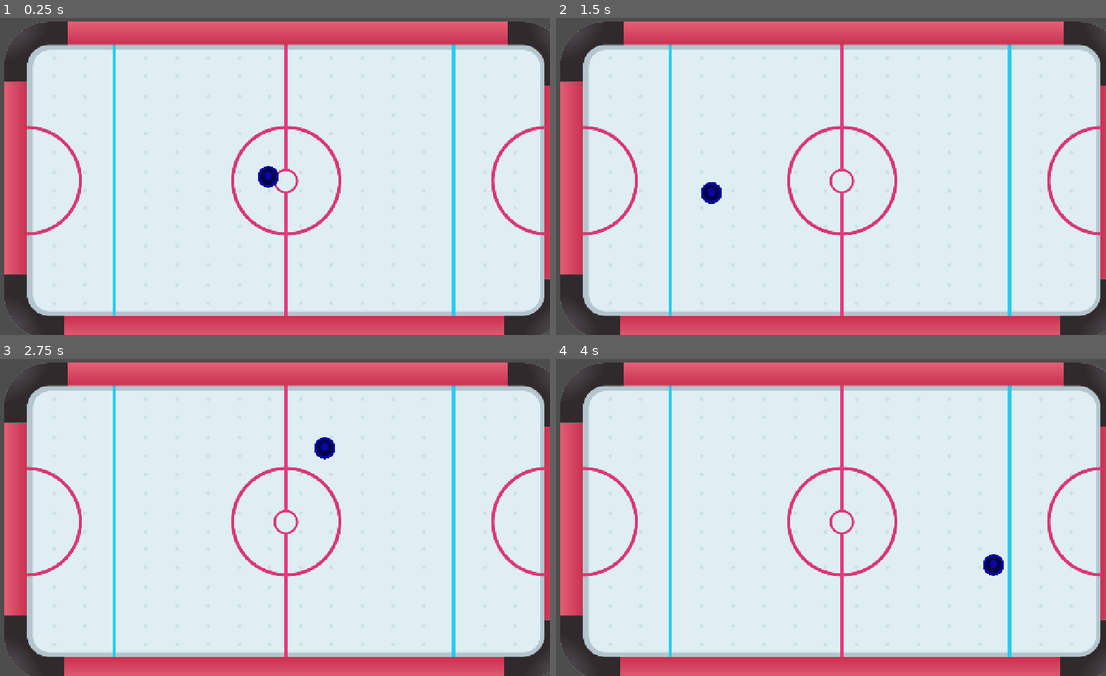
Above: before the commit, frames 1-4 (two rows, left to right).
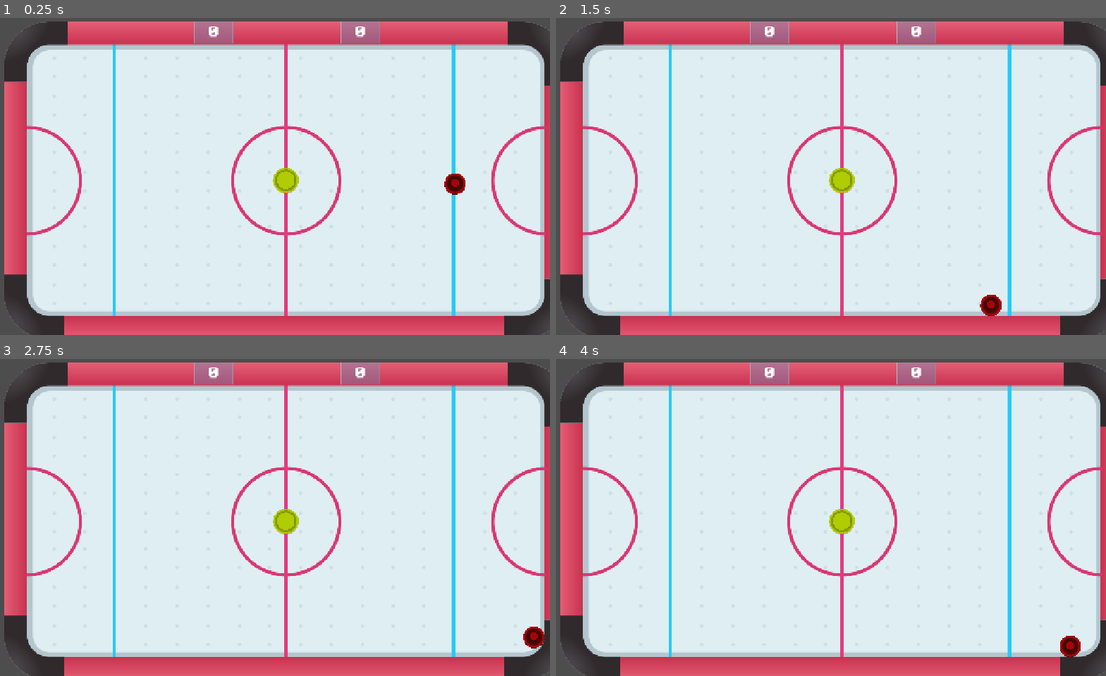
Above: after the commit, the same moments.

Repository: GStech-code/GStech-code-Competitive-Air-Hockey-multi-social-Agents
Game: Godot game, scene res://Scenes/game.tscn
The game is run twice, just before and just after one commit, with the same random seed, the same clock (stepped at 60 frames per second) and the same inputs.
Inputs (mouse positions are in pixels of both pictures, inside the frame that each line leads up to):
- Up to frame 1 (0.25 s): no input
- Up to frame 2 (1.5 s): tap Enter at 0.5 s; move the mouse to (946, 160) at 0.52 s; hold D (P1_Move_Right, bound only after the commit) 0.53-1.28 s; hold Down (P2_Move_Down, bound only after the commit) 0.53-1.28 s; tap Left (P2_Move_Left, bound only after the commit) at 0.8, 1.35 s; move the mouse to (710, 192) at 1.27 s; hold S (P1_Move_Down, bound only after the commit) from 1.28 s (still down)
- Up to frame 3 (2.75 s): tap Right (P2_Move_Right, bound only after the commit) at 1.55 s; tap Space at 2 s; move the mouse to (324, 447) at 2.02 s; release S (P1_Move_Down, bound only after the commit) at 2.03 s; hold D (P1_Move_Right, bound only after the commit) from 2.03 s (still down); hold Right (P2_Move_Right, bound only after the commit) from 2.03 s (still down); tap Up (P2_Move_Up, bound only after the commit) at 2.3 s
- Up to frame 4 (4 s): move the mouse to (798, 580) at 2.77 s; release D (P1_Move_Right, bound only after the commit) at 2.78 s; release Right (P2_Move_Right, bound only after the commit) at 2.78 s; hold W (P1_Move_Up, bound only after the commit) 2.78-3.53 s; tap Up (P2_Move_Up, bound only after the commit) at 2.85 s; tap Down (P2_Move_Down, bound only after the commit) at 3.05 s; tap Enter at 3.5 s; move the mouse to (990, 565) at 3.52 s; hold A (P1_Move_Left, bound only after the commit) from 3.53 s (still down); hold Down (P2_Move_Down, bound only after the commit) from 3.53 s (still down); tap Left (P2_Move_Left, bound only after the commit) at 3.8 s

The runs differ from the first frame. In frame 1, 1.7% of the frame differs, in the area x 35-85%, y 1-56%; in frame 2, 1.7%, in the area x 26-82%, y 1-94%; in frame 3, 1.7%; in frame 4, 1.7%.

Commit message:
Added puck respawn and point counter

Diff:
--- a/Air Hockey/Scenes/game.tscn
+++ b/Air Hockey/Scenes/game.tscn
@@ -1,51 +1,84 @@
-[gd_scene load_steps=14 format=4 uid="uid://oktgkidoj0yw"]
+[gd_scene load_steps=15 format=4 uid="uid://oktgkidoj0yw"]
 
 [ext_resource type="Texture2D" uid="uid://dw54bftv1xpho" path="res://Assets/field_walls.png" id="2_qxrlw"]
 [ext_resource type="Texture2D" uid="uid://codrlc67jccrc" path="res://Assets/field_copy.svg" id="3_wrm1d"]
 [ext_resource type="PackedScene" uid="uid://dn0vrujo76tg" path="res://Scenes/puck.tscn" id="4_3dryh"]
 [ext_resource type="Script" uid="uid://dvjpqr6o3tkp5" path="res://Scripts/goal.gd" id="4_wowpa"]
 [ext_resource type="PackedScene" uid="uid://byorggp2mnv7" path="res://Scenes/goal.tscn" id="5_wowpa"]
-[ext_resource type="PackedScene" uid="uid://bvdftdpqb0umm" path="res://Scenes/blue_player.tscn" id="6_i6g32"]
+[ext_resource type="PackedScene" uid="uid://cqu2n5fuxdr4g" path="res://Scenes/red_player.tscn" id="6_i6g32"]
+[ext_resource type="FontFile" uid="uid://5ci40mvylhd5" path="res://Assets/fonts/PixelOperator8-Bold.ttf" id="7_1l0tm"]
 
 [sub_resource type="GDScript" id="GDScript_3dryh"]
 resource_name = "game"
 script/source = "extends Node2D
 
-var scores = {\"left\": 0, \"right\": 0,}
+var scores = {\"left\": 0, \"right\": 0}
 
-@export var num_games: int
+@export var num_games: int = 3
+@export var puck_scene: PackedScene
+@export var puck_respawn_position: Vector2 = Vector2(680, 368)
 
-@onready var score_left_lable: Label = %Score_Left_lable
-@onready var score_right_lable: Label = %Score_Right_lable
+@onready var score_left_label: Label = %Score_Left_label
+@onready var score_right_label: Label = %Score_Right_label
 
 
-# Called when the node enters the scene tree for the first time.
-func _ready() -> void:
-	pass
+@onready var puck: Puck = $puck
 
-# Called every frame. 'delta' is the elapsed time since the previous frame.
-func _process(delta: float) -> void:
-	pass
+func _ready():
+	await get_tree().process_frame  # Wait one frame to ensure everything's in the scene
+	print(\"Left_Goal node:\", $Goals/Left_Goal)
+	print(\"Right_Goal node:\", $Goals/Right_Goal)
 
+func _on_left_goal_goal() -> void:
+	print(\"🏒 Left goal triggered by:\", puck)
+	scores[\"left\"] += 1
+	print(\"💥 GOAL on LEFT! Score is currently: \" + str(scores))
+	score_left_label.text = str(scores[\"left\"])
+	if puck: puck.queue_free()
+	await get_tree().create_timer(1.0).timeout
+	_respawn_puck()
 
-func _on_left_goal_goal(goalside: Variant) -> void:
-	scores[\"left\"] += 1
-	score_left_lable.text = str(scores[\"left\"])
+func _on_right_goal_goal() -> void:
+	print(\"🏒 Right goal triggered by:\", puck)
+	scores[\"right\"] += 1
+	print(\"💥 GOAL on RIGHT! Score is currently: \" + str(scores))
+	score_right_label.text = str(scores[\"right\"])
+	if puck: puck.queue_free()
+	await get_tree().create_timer(1.0).timeout
+	_respawn_puck()
 
-func _on_right_goal_goal(goalside: Variant) -> void:
-	scores[\"rigt\"] += 1
-	score_right_lable.text = str(scores[\"right\"])
+func _respawn_puck():
+	if puck_scene:
+		print(\"⚽ Respawning puck...\")
+		await get_tree().process_frame  # give queue_free() time to take effect
+		var new_puck = puck_scene.instantiate() as Puck
+		new_puck.global_position = puck_respawn_position
+		new_puck.linear_velocity = Vector2.ZERO
+		new_puck.angular_velocity = 0.0
+		add_child(new_puck)
+		puck = new_puck
+
+		# Debug marker
+		var marker = ColorRect.new()
+		marker.color = Color(1, 0, 0, 0.5)
+		marker.size = Vector2(20, 20)
+		marker.position = puck.global_position - Vector2(10, 10)
+		add_child(marker)
+
+		print(\"✅ Puck respawned at:\", puck.global_position)
 "
 
-[sub_resource type="LabelSettings" id="LabelSettings_wowpa"]
-outline_color = Color(0, 0, 1, 1)
-shadow_size = 2
-shadow_color = Color(0, 0, 1, 0)
+[sub_resource type="StyleBoxFlat" id="StyleBoxFlat_i6g32"]
+bg_color = Color(0.34902, 0.6, 0.780392, 0.34902)
+border_width_left = 1
+border_width_top = 1
+border_width_right = 1
+border_width_bottom = 1
+border_blend = true
 
-[sub_resource type="LabelSettings" id="LabelSettings_i6g32"]
-font_color = Color(1, 0, 0, 1)
-outline_color = Color(1, 0, 0, 1)
-shadow_color = Color(1, 0, 0, 0)
+[sub_resource type="LabelSettings" id="LabelSettings_1l0tm"]
+font = ExtResource("7_1l0tm")
+font_size = 29
 
 [sub_resource type="TileSetAtlasSource" id="TileSetAtlasSource_wrm1d"]
 texture = ExtResource("2_qxrlw")
@@ -5366,30 +5399,48 @@
 sources/1 = SubResource("TileSetAtlasSource_3dryh")
 
 [sub_resource type="RectangleShape2D" id="RectangleShape2D_wrm1d"]
-size = Vector2(97, 240)
+size = Vector2(272, 424)
 
 [node name="Game" type="Node2D"]
 script = SubResource("GDScript_3dryh")
+puck_scene = ExtResource("4_3dryh")
 
 [node name="Score_Lables" type="Node" parent="."]
 
-[node name="Score_Left_lable" type="Label" parent="Score_Lables"]
+[node name="Left_Score_Container" type="PanelContainer" parent="Score_Lables"]
+top_level = true
+z_index = 2
+offset_left = 472.0
+offset_top = 8.0
+offset_right = 560.0
+offset_bottom = 56.0
+theme_override_styles/panel = SubResource("StyleBoxFlat_i6g32")
+
+[node name="Score_Left_label" type="Label" parent="Score_Lables/Left_Score_Container"]
 unique_name_in_owner = true
-offset_left = 360.0
-offset_top = 88.0
-offset_right = 400.0
-offset_bottom = 111.0
-scale = Vector2(4.78589, 2.62154)
-label_settings = SubResource("LabelSettings_wowpa")
+layout_mode = 2
+text = "0"
+label_settings = SubResource("LabelSettings_1l0tm")
+horizontal_alignment = 1
 
-[node name="Score_Right_lable" type="Label" parent="Score_Lables"]
+[node name="Right_Score_Container" type="PanelContainer" parent="Score_Lables"]
+top_level = true
+z_index = 2
+offset_left = 805.0
+offset_top = 8.0
+offset_right = 893.0
+offset_bottom = 56.0
+theme_override_styles/panel = SubResource("StyleBoxFlat_i6g32")
+
+[node name="Score_Right_label" type="Label" parent="Score_Lables/Right_Score_Container"]
 unique_name_in_owner = true
-offset_left = 768.0
-offset_top = 88.0
-offset_right = 808.0
-offset_bottom = 111.0
-scale = Vector2(4.78589, 2.62154)
-label_settings = SubResource("LabelSettings_i6g32")
+layout_mode = 2
+text = "0"
+label_settings = SubResource("LabelSettings_1l0tm")
+horizontal_alignment = 1
+
+[node name="puck" parent="." instance=ExtResource("4_3dryh")]
+position = Vector2(680, 368)
 
 [node name="Background" type="TileMapLayer" parent="."]
 z_index = -2
@@ -5398,28 +5449,25 @@
 tile_set = SubResource("TileSet_3dryh")
 metadata/_edit_lock_ = true
 
-[node name="puck" parent="." instance=ExtResource("4_3dryh")]
-position = Vector2(680, 368)
-
 [node name="Goals" type="Node" parent="."]
 
 [node name="Left_Goal" type="Area2D" parent="Goals"]
 script = ExtResource("4_wowpa")
 
 [node name="CollisionShape2D" type="CollisionShape2D" parent="Goals/Left_Goal"]
-position = Vector2(32, 368)
+position = Vector2(-56, 356)
 shape = SubResource("RectangleShape2D_wrm1d")
 
 [node name="Right_Goal" parent="Goals" instance=ExtResource("5_wowpa")]
 
-[node name="CollisionShape2D" type="CollisionShape2D" parent="Goals/Right_Goal"]
-position = Vector2(1328, 368)
+[node name="CollisionShape2D2" type="CollisionShape2D" parent="Goals/Right_Goal"]
+position = Vector2(1416, 360)
 shape = SubResource("RectangleShape2D_wrm1d")
 
 [node name="Players" type="Node" parent="."]
 
-[node name="Blue_Player" parent="Players" instance=ExtResource("6_i6g32")]
-position = Vector2(288, 368)
+[node name="Red_player" parent="Players" instance=ExtResource("6_i6g32")]
+position = Vector2(1064, 376)
 
 [connection signal="goal" from="Goals/Left_Goal" to="." method="_on_left_goal_goal"]
 [connection signal="goal" from="Goals/Right_Goal" to="." method="_on_right_goal_goal"]
--- a/Air Hockey/Scenes/goal.tscn
+++ b/Air Hockey/Scenes/goal.tscn
@@ -1,6 +1,12 @@
-[gd_scene load_steps=2 format=3 uid="uid://byorggp2mnv7"]
+[gd_scene load_steps=3 format=3 uid="uid://byorggp2mnv7"]
 
 [ext_resource type="Script" uid="uid://dvjpqr6o3tkp5" path="res://Scripts/goal.gd" id="1_paeek"]
 
+[sub_resource type="RectangleShape2D" id="RectangleShape2D_paeek"]
+size = Vector2(272, 424)
+
 [node name="Goal" type="Area2D"]
 script = ExtResource("1_paeek")
+
+[node name="CollisionShape2D" type="CollisionShape2D" parent="."]
+shape = SubResource("RectangleShape2D_paeek")
--- a/Air Hockey/Scenes/puck.tscn
+++ b/Air Hockey/Scenes/puck.tscn
@@ -8,8 +8,10 @@
 bounce = 1.0
 
 [sub_resource type="CircleShape2D" id="CircleShape2D_5cs87"]
+radius = 10.1015
 
 [node name="puck" type="RigidBody2D"]
+disable_mode = 1
 physics_material_override = SubResource("PhysicsMaterial_8335h")
 gravity_scale = 0.0
 script = ExtResource("1_8335h")
@@ -20,5 +22,6 @@
 texture = ExtResource("1_5cs87")
 
 [node name="CollisionShape2D" type="CollisionShape2D" parent="."]
+rotation = -0.917171
 scale = Vector2(2.8, 2.8)
 shape = SubResource("CircleShape2D_5cs87")
--- a/Air Hockey/Scenes/red_player.tscn
+++ b/Air Hockey/Scenes/red_player.tscn
@@ -1,30 +1,25 @@
 [gd_scene load_steps=4 format=3 uid="uid://cqu2n5fuxdr4g"]
 
 [ext_resource type="Texture2D" uid="uid://cicnj4uxqe372" path="res://Assets/Group 3.svg" id="1_dtnkb"]
-
-[sub_resource type="GDScript" id="GDScript_j0moh"]
-script/source = "extends CharacterBody2D
-
-
-# Called when the node enters the scene tree for the first time.
-func _ready() -> void:
-	pass # Replace with function body.
-
-# Called every frame. 'delta' is the elapsed time since the previous frame.
-func _process(delta: float) -> void:
-	pass
-"
+[ext_resource type="Script" uid="uid://drco146vfyms8" path="res://Scripts/keyboard_character_movement.gd" id="1_j0moh"]
 
 [sub_resource type="CircleShape2D" id="CircleShape2D_j0moh"]
-radius = 24.0
+radius = 25.0
 
 [node name="Red_player" type="CharacterBody2D"]
 collision_layer = 3
-script = SubResource("GDScript_j0moh")
+motion_mode = 1
+floor_stop_on_slope = false
+floor_constant_speed = true
+floor_block_on_wall = false
+script = ExtResource("1_j0moh")
+Paddle_Color = 1
 
 [node name="Sprite2D" type="Sprite2D" parent="."]
 scale = Vector2(0.12, 0.12)
 texture = ExtResource("1_dtnkb")
 
 [node name="CollisionShape2D" type="CollisionShape2D" parent="."]
+rotation = -1.17822
+scale = Vector2(0.959999, 0.959999)
 shape = SubResource("CircleShape2D_j0moh")
--- /dev/null
+++ b/Air Hockey/Scripts/game_manager.gd
@@ -0,0 +1,16 @@
+extends Node
+
+var L_score := 0
+var R_score := 0
+
+@onready var left_score: Label = %Left_Score
+@onready var right_score: Label = %Right_Score
+
+
+func add_point_left():
+	L_score += 1
+	left_score.text = str(L_score)
+
+func add_point_right():
+	R_score += 1
+	right_score.text = str(R_score)
--- a/Air Hockey/Scripts/goal.gd
+++ b/Air Hockey/Scripts/goal.gd
@@ -1,13 +1,15 @@
+# Goal.gd
 class_name Goal
+extends Area2D
 
-extends Node
+signal goal()
 
-signal goal(goalside)
+func _ready():
+	print("✅ Goal script ready on:", name)
+	connect("body_entered", Callable(self, "_on_body_entered"))
 
-enum Side {LEFT, RIGHT}
-
-@export var Goal_Side: Side
-
-func _on_body_entered(body):
-	if body is Pack:
-		goal.emit(Goal_Side)
+func _on_body_entered(body: Node):
+	print("🚨 Body entered", name, ":", body)
+	if body is Puck:
+		goal.emit()
+		body.queue_free()
--- /dev/null
+++ b/Air Hockey/Scripts/keyboard_character_movement.gd
@@ -0,0 +1,34 @@
+extends CharacterBody2D
+
+
+const SPEED = 130.0
+var push_force := 80.0 # Determines how strong is the force of the collision
+@onready var animated_sprite: Sprite2D = $Sprite2D
+enum P_Color {BLUE, RED}
+@export var Paddle_Color: P_Color
+
+func _physics_process(_delta: float) -> void:
+	var input_vector := Vector2.ZERO
+
+	# Handle input
+	if Paddle_Color == P_Color.BLUE:
+		input_vector.x = Input.get_action_strength("P1_Move_Right") - Input.get_action_strength("P1_Move_Left")
+		input_vector.y = Input.get_action_strength("P1_Move_Down") - Input.get_action_strength("P1_Move_Up")
+	else:
+		input_vector.x = Input.get_action_strength("P2_Move_Right") - Input.get_action_strength("P2_Move_Left")
+		input_vector.y = Input.get_action_strength("P2_Move_Down") - Input.get_action_strength("P2_Move_Up")
+
+	# Normalize input to avoid faster diagonal movement
+	input_vector = input_vector.normalized()
+
+	# Set velocity
+	velocity = input_vector * 400
+
+	# Move and detect collisions
+	move_and_slide()
+
+	# Push RigidBody2D objects on collision
+	for i in range(get_slide_collision_count()):
+		var collision := get_slide_collision(i)
+		if collision.get_collider() is RigidBody2D:
+			collision.get_collider().apply_central_impulse(-collision.get_normal() * push_force)
--- a/Air Hockey/Scripts/puck.gd
+++ b/Air Hockey/Scripts/puck.gd
@@ -1,3 +1,3 @@
-class_name Pack
+class_name Puck
 
 extends RigidBody2D
--- a/Air Hockey/project.godot
+++ b/Air Hockey/project.godot
@@ -21,6 +21,49 @@
 window/size/viewport_height=720
 window/stretch/mode="canvas_items"
 
+[input]
+
+P1_Move_Right={
+"deadzone": 0.2,
+"events": [Object(InputEventKey,"resource_local_to_scene":false,"resource_name":"","device":-1,"window_id":0,"alt_pressed":false,"shift_pressed":false,"ctrl_pressed":false,"meta_pressed":false,"pressed":false,"keycode":0,"physical_keycode":68,"key_label":0,"unicode":100,"location":0,"echo":false,"script":null)
+]
+}
+P1_Move_Left={
+"deadzone": 0.2,
+"events": [Object(InputEventKey,"resource_local_to_scene":false,"resource_name":"","device":-1,"window_id":0,"alt_pressed":false,"shift_pressed":false,"ctrl_pressed":false,"meta_pressed":false,"pressed":false,"keycode":0,"physical_keycode":65,"key_label":0,"unicode":97,"location":0,"echo":false,"script":null)
+]
+}
+P1_Move_Up={
+"deadzone": 0.2,
+"events": [Object(InputEventKey,"resource_local_to_scene":false,"resource_name":"","device":-1,"window_id":0,"alt_pressed":false,"shift_pressed":false,"ctrl_pressed":false,"meta_pressed":false,"pressed":false,"keycode":0,"physical_keycode":87,"key_label":0,"unicode":119,"location":0,"echo":false,"script":null)
+]
+}
+P1_Move_Down={
+"deadzone": 0.2,
+"events": [Object(InputEventKey,"resource_local_to_scene":false,"resource_name":"","device":-1,"window_id":0,"alt_pressed":false,"shift_pressed":false,"ctrl_pressed":false,"meta_pressed":false,"pressed":false,"keycode":0,"physical_keycode":83,"key_label":0,"unicode":115,"location":0,"echo":false,"script":null)
+]
+}
+P2_Move_Right={
+"deadzone": 0.2,
+"events": [Object(InputEventKey,"resource_local_to_scene":false,"resource_name":"","device":-1,"window_id":0,"alt_pressed":false,"shift_pressed":false,"ctrl_pressed":false,"meta_pressed":false,"pressed":false,"keycode":0,"physical_keycode":4194321,"key_label":0,"unicode":0,"location":0,"echo":false,"script":null)
+]
+}
+P2_Move_Left={
+"deadzone": 0.2,
+"events": [Object(InputEventKey,"resource_local_to_scene":false,"resource_name":"","device":-1,"window_id":0,"alt_pressed":false,"shift_pressed":false,"ctrl_pressed":false,"meta_pressed":false,"pressed":false,"keycode":0,"physical_keycode":4194319,"key_label":0,"unicode":0,"location":0,"echo":false,"script":null)
+]
+}
+P2_Move_Up={
+"deadzone": 0.2,
+"events": [Object(InputEventKey,"resource_local_to_scene":false,"resource_name":"","device":-1,"window_id":0,"alt_pressed":false,"shift_pressed":false,"ctrl_pressed":false,"meta_pressed":false,"pressed":false,"keycode":0,"physical_keycode":4194320,"key_label":0,"unicode":0,"location":0,"echo":false,"script":null)
+]
+}
+P2_Move_Down={
+"deadzone": 0.2,
+"events": [Object(InputEventKey,"resource_local_to_scene":false,"resource_name":"","device":-1,"window_id":0,"alt_pressed":false,"shift_pressed":false,"ctrl_pressed":false,"meta_pressed":false,"pressed":false,"keycode":0,"physical_keycode":4194322,"key_label":0,"unicode":0,"location":0,"echo":false,"script":null)
+]
+}
+
 [orchestrator]
 
 settings/notify_about_pre-releases=false
Binary file added: Air Hockey/Assets/fonts/PixelOperator8-Bold.ttf
Not shown, added: Air Hockey/Assets/fonts/PixelOperator8-Bold.ttf.import
Binary file added: Air Hockey/Assets/fonts/PixelOperator8.ttf
Not shown, added: Air Hockey/Assets/fonts/PixelOperator8.ttf.import
Not shown, added: Air Hockey/Scripts/game_manager.gd.uid
Not shown, added: Air Hockey/Scripts/keyboard_character_movement.gd.uid
Not shown, added: Air Hockey/.editorconfig
Not shown, added: Air Hockey/.gitattributes
Not shown, added: Air Hockey/.gitignore
Not shown, added: Air Hockey/Scenes/game.tscn3514408711.tmp
Not shown, added: Air Hockey/Scenes/game.tscn58917368765.tmp
Not shown, added: Air Hockey/Scenes/game.tscn58949950862.tmp
(and 2 more such lines)
